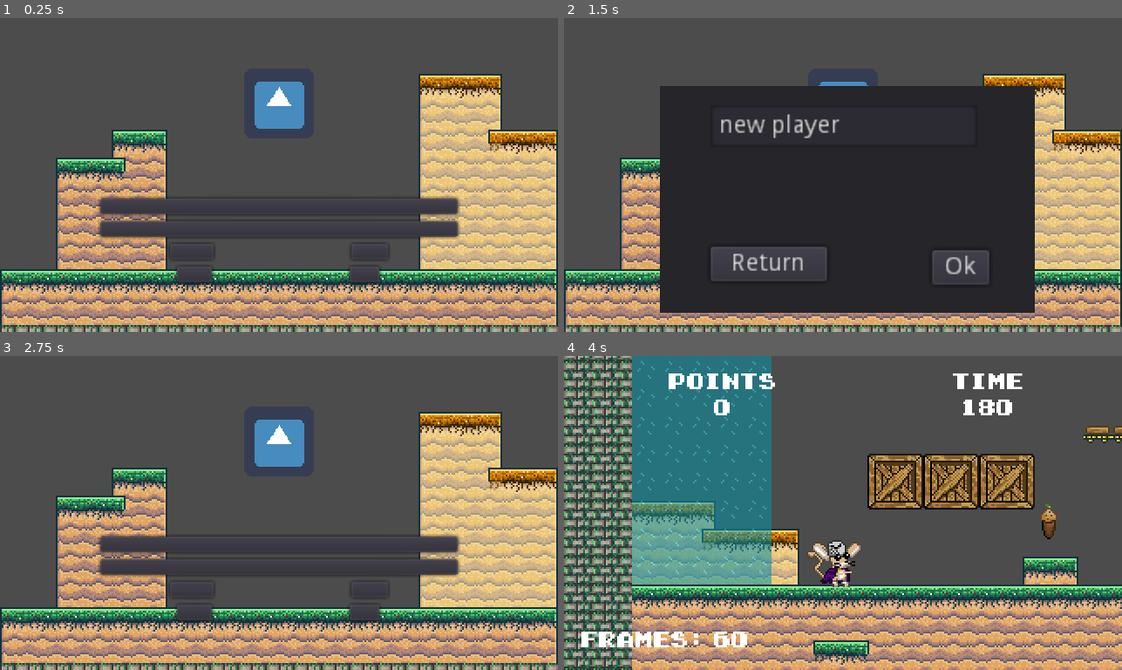
Above: before the commit, frames 1-4 (two rows, left to right).
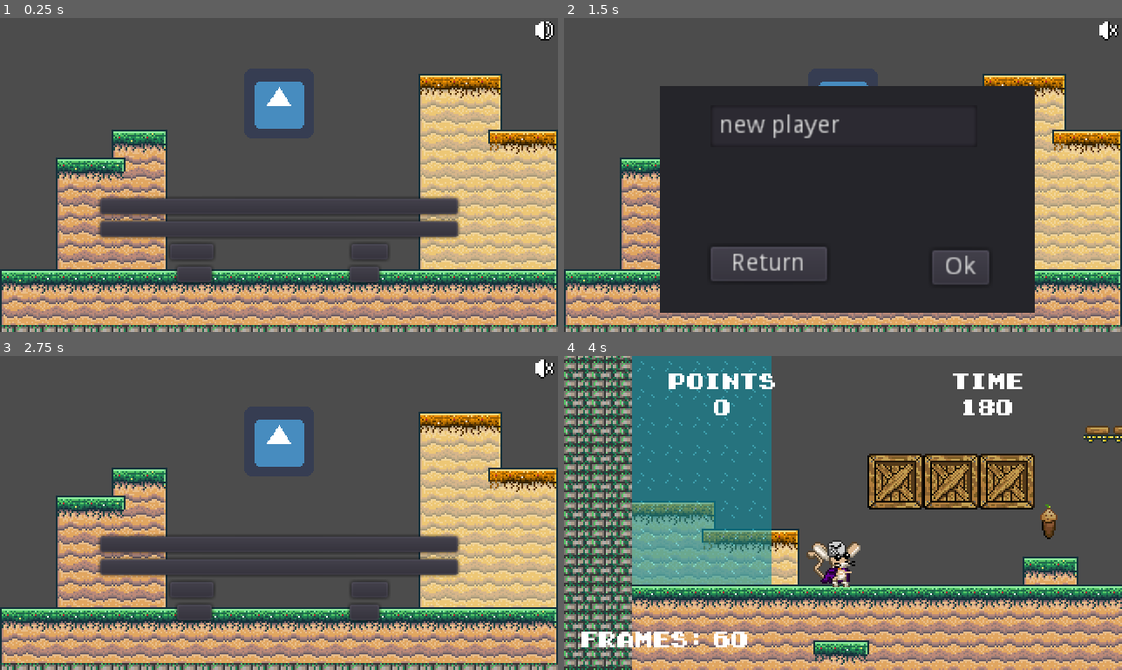
Above: after the commit, the same moments.

Repository: kmaxare/project-one
Game: Godot game, scene res://GUI/main_screen.tscn
The game is run twice, just before and just after one commit, with the same random seed, the same clock (stepped at 60 frames per second) and the same inputs. The engine's default icon, where the game draws it, is replaced by a stand-in: a white triangle on a blue panel in a dark square.
Inputs (mouse positions are in pixels of both pictures, inside the frame that each line leads up to):
- Up to frame 1 (0.25 s): no input
- Up to frame 2 (1.5 s): click (1110, 30) at 0.52 s; click "Start" at 1.25 s
- Up to frame 3 (2.75 s): click "Return" at 2 s
- Up to frame 4 (4 s): click "Start" at 2.75 s; click "Ok" at 3.5 s

The runs differ from the first frame. In frame 1, 0.2% of the frame differs, in the area x 95-100%, y 1-8%; in frame 2, 0.1%; in frame 3, 0.1%; in frame 4, nothing differs.

Commit message:
Agregar musica para menu principal y primer nivel - Listo

Diff:
--- /dev/null
+++ b/GUI/buttons_main_screen.gd
@@ -0,0 +1,8 @@
+extends VBoxContainer
+
+export (Texture) var music_on
+export (Texture) var music_off
+
+func _ready():
+
+	pass
--- a/GUI/main_screen.gd
+++ b/GUI/main_screen.gd
@@ -1,9 +1,9 @@
 extends Control
 
 #se carga el nodo del panel de introducción de nombre
-onready var name_panel : Panel = $name_panel
+onready var name_panel : Panel = $NamePanel
 #se carga la propiedad text del nodo name_intro
-onready var name_player : String = $name_panel/name_intro.text
+onready var name_player : String = $NamePanel/NameIntro.text
 
 #función que se ejecuta al principio de ejecutarse la escena
 func _ready() -> void:
--- a/GUI/main_screen.tscn
+++ b/GUI/main_screen.tscn
@@ -1,9 +1,13 @@
-[gd_scene load_steps=7 format=2]
+[gd_scene load_steps=11 format=2]
 
 [ext_resource path="res://GUI/main_screen.gd" type="Script" id=1]
 [ext_resource path="res://icon.png" type="Texture" id=2]
 [ext_resource path="res://text_fonts/font_example.otf" type="DynamicFontData" id=3]
 [ext_resource path="res://tiles/floor.tscn" type="PackedScene" id=4]
+[ext_resource path="res://music/instance/bgm.tscn" type="PackedScene" id=5]
+[ext_resource path="res://GUI/right_header_main_screen.gd" type="Script" id=6]
+[ext_resource path="res://sprites/tests/Prota/music0.png" type="Texture" id=7]
+[ext_resource path="res://sprites/tests/Prota/music1.png" type="Texture" id=8]
 
 [sub_resource type="DynamicFont" id=1]
 size = 25
@@ -108,33 +112,55 @@
 custom_fonts/font = SubResource( 2 )
 text = "Quit"
 
-[node name="name_panel" type="Panel" parent="."]
+[node name="NamePanel" type="Panel" parent="."]
 visible = false
 margin_left = 55.0
 margin_top = 39.0
 margin_right = 270.0
 margin_bottom = 169.0
 
-[node name="name_intro" type="LineEdit" parent="name_panel"]
+[node name="NameIntro" type="LineEdit" parent="NamePanel"]
 margin_left = 29.0
 margin_top = 11.0
 margin_right = 182.0
 margin_bottom = 35.0
 text = "new player"
 
-[node name="name_done" type="Button" parent="name_panel"]
+[node name="NameDone" type="Button" parent="NamePanel"]
 margin_left = 156.0
 margin_top = 94.0
 margin_right = 189.0
 margin_bottom = 114.0
 text = "Ok"
 
-[node name="panel_hide" type="Button" parent="name_panel"]
+[node name="PanelHide" type="Button" parent="NamePanel"]
 margin_left = 29.0
 margin_top = 92.0
 margin_right = 96.0
 margin_bottom = 112.0
 text = "Return"
+
+[node name="Sound" type="Control" parent="." groups=["sound"]]
+
+[node name="Bgm" parent="Sound" instance=ExtResource( 5 )]
+
+[node name="RightHeader" type="Control" parent="."]
+anchor_left = 1.0
+anchor_right = 1.0
+anchor_bottom = 1.0
+margin_left = -15.0
+script = ExtResource( 6 )
+music_on = ExtResource( 7 )
+music_off = ExtResource( 8 )
+
+[node name="Buttons" type="VBoxContainer" parent="RightHeader"]
+anchor_right = 1.0
+anchor_bottom = 1.0
+
+[node name="MusicButton" type="TextureButton" parent="RightHeader/Buttons"]
+margin_right = 15.0
+margin_bottom = 14.0
+texture_normal = ExtResource( 7 )
 
 [connection signal="pressed" from="VBoxContainer/Start" to="." method="_on_start_pressed"]
 [connection signal="pressed" from="VBoxContainer/Score" to="." method="_on_score_pressed"]
@@ -142,5 +168,6 @@
 [connection signal="pressed" from="VBoxContainer/HBoxContainer/Controls" to="." method="_on_controls_pressed"]
 [connection signal="pressed" from="VBoxContainer/HBoxContainer2/Credits" to="." method="_on_credits_pressed"]
 [connection signal="pressed" from="VBoxContainer/HBoxContainer2/Quit" to="." method="_on_quit_pressed"]
-[connection signal="pressed" from="name_panel/name_done" to="." method="_on_name_done_pressed"]
-[connection signal="pressed" from="name_panel/panel_hide" to="." method="_on_panel_hide_pressed"]
+[connection signal="pressed" from="NamePanel/NameDone" to="." method="_on_name_done_pressed"]
+[connection signal="pressed" from="NamePanel/PanelHide" to="." method="_on_panel_hide_pressed"]
+[connection signal="pressed" from="RightHeader/Buttons/MusicButton" to="RightHeader" method="_on_MusicButton_pressed"]
--- a/GUI/pause.gd
+++ b/GUI/pause.gd
@@ -2,6 +2,10 @@
 
 # Variable para almacenar el estado de pausa del juego
 var game_paused = false
+
+func _ready():
+	# Activar cuando sea necesario
+	$Sound/Bgm.playing_music('FirstLevel')
 
 # Función que se ejecuta en cada proceso de física
 func _physics_process(delta):
--- a/GUI/pause.tscn
+++ b/GUI/pause.tscn
@@ -1,7 +1,8 @@
-[gd_scene load_steps=4 format=2]
+[gd_scene load_steps=5 format=2]
 
 [ext_resource path="res://text_fonts/font_example.otf" type="DynamicFontData" id=1]
 [ext_resource path="res://GUI/pause.gd" type="Script" id=2]
+[ext_resource path="res://music/instance/bgm.tscn" type="PackedScene" id=3]
 
 [sub_resource type="DynamicFont" id=1]
 size = 15
@@ -51,6 +52,14 @@
 custom_fonts/font = SubResource( 1 )
 text = "quit"
 
+[node name="Sound" type="Control" parent="." groups=["sound"]]
+margin_right = 40.0
+margin_bottom = 40.0
+
+[node name="Bgm" parent="Sound" instance=ExtResource( 3 )]
+margin_right = -40.0
+margin_bottom = -40.0
+
 [connection signal="pressed" from="VBoxContainer/Resume" to="." method="_on_resume_pressed"]
 [connection signal="pressed" from="VBoxContainer/HBoxContainer/ReturnMenu" to="." method="_on_return_menu_pressed"]
 [connection signal="pressed" from="VBoxContainer/HBoxContainer/Quit" to="." method="_on_quit_pressed"]
--- /dev/null
+++ b/GUI/right_header_main_screen.gd
@@ -0,0 +1,26 @@
+extends Control
+
+export (Texture) var music_on
+export (Texture) var music_off
+
+var is_playing = false
+
+onready var sound_node : Control = get_tree().get_nodes_in_group('sound')[0]
+
+func _ready():
+	is_playing = true
+	music_switch()
+
+
+func music_switch():
+	if is_playing:
+		$Buttons/MusicButton.texture_normal = music_on
+		sound_node.get_node('Bgm').playing_music('PrincipalTheme')
+	else:
+		$Buttons/MusicButton.texture_normal = music_off
+		sound_node.get_node('Bgm').stop_playing()
+
+
+func _on_MusicButton_pressed():
+	is_playing = !is_playing
+	music_switch()
--- /dev/null
+++ b/music/instance/bgm.gd
@@ -0,0 +1,27 @@
+extends Control
+
+var theme_playing: String
+var number_themes: int = 0
+
+func _ready():
+	number_themes = get_tree().get_nodes_in_group('theme').size()
+
+func playing_music(theme: String) -> void:
+	if theme_playing != null:
+		stop_playing()
+	theme_playing = theme
+
+	var audio_node = get_tree().get_nodes_in_group('theme')
+	for i in range(number_themes):
+		if audio_node[i].name == theme:
+			audio_node[i].playing = true
+
+#	if $PrincipalTheme.name == theme:
+#		$PrincipalTheme.playing = true
+
+
+func stop_playing() -> void:
+	var audio_current = get_tree().get_nodes_in_group('theme')
+	for i in range(number_themes):
+		if audio_current[i].name == theme_playing:
+			audio_current[i].playing = false
--- a/music/instance/bgm.tscn
+++ b/music/instance/bgm.tscn
@@ -1,9 +1,20 @@
-[gd_scene format=2]
+[gd_scene load_steps=4 format=2]
+
+[ext_resource path="res://music/bgm/first_level.ogg" type="AudioStream" id=1]
+[ext_resource path="res://music/bgm/principal_theme.ogg" type="AudioStream" id=2]
+[ext_resource path="res://music/instance/bgm.gd" type="Script" id=3]
 
 [node name="Bgm" type="Control"]
 anchor_right = 1.0
 anchor_bottom = 1.0
+margin_right = -320.0
+margin_bottom = -180.0
+script = ExtResource( 3 )
 
-[node name="PrincipalTheme" type="AudioStreamPlayer" parent="."]
+[node name="PrincipalTheme" type="AudioStreamPlayer" parent="." groups=["theme"]]
+stream = ExtResource( 2 )
+volume_db = -11.0
 
-[node name="FirstLevel" type="AudioStreamPlayer" parent="."]
+[node name="FirstLevel" type="AudioStreamPlayer" parent="." groups=["theme"]]
+stream = ExtResource( 1 )
+volume_db = -11.0
Binary file added: sprites/tests/Prota/music0.png
Not shown, added: sprites/tests/Prota/music0.png.import
Binary file added: sprites/tests/Prota/music1.png
Not shown, added: sprites/tests/Prota/music1.png.import
